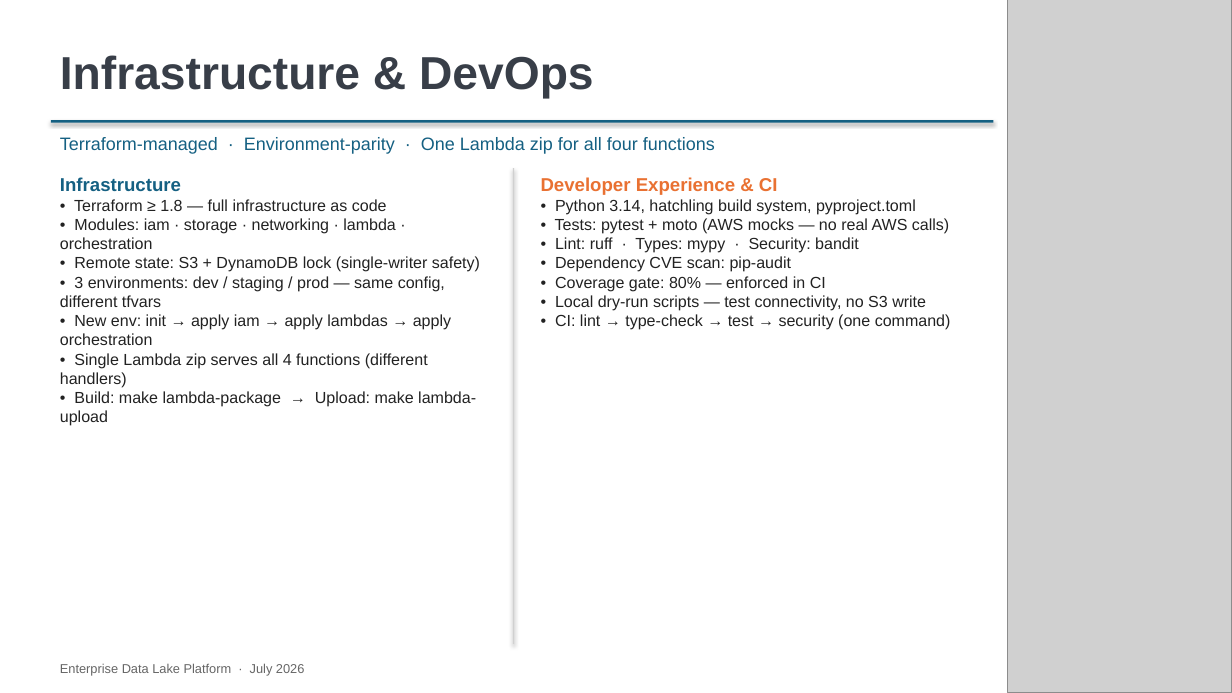
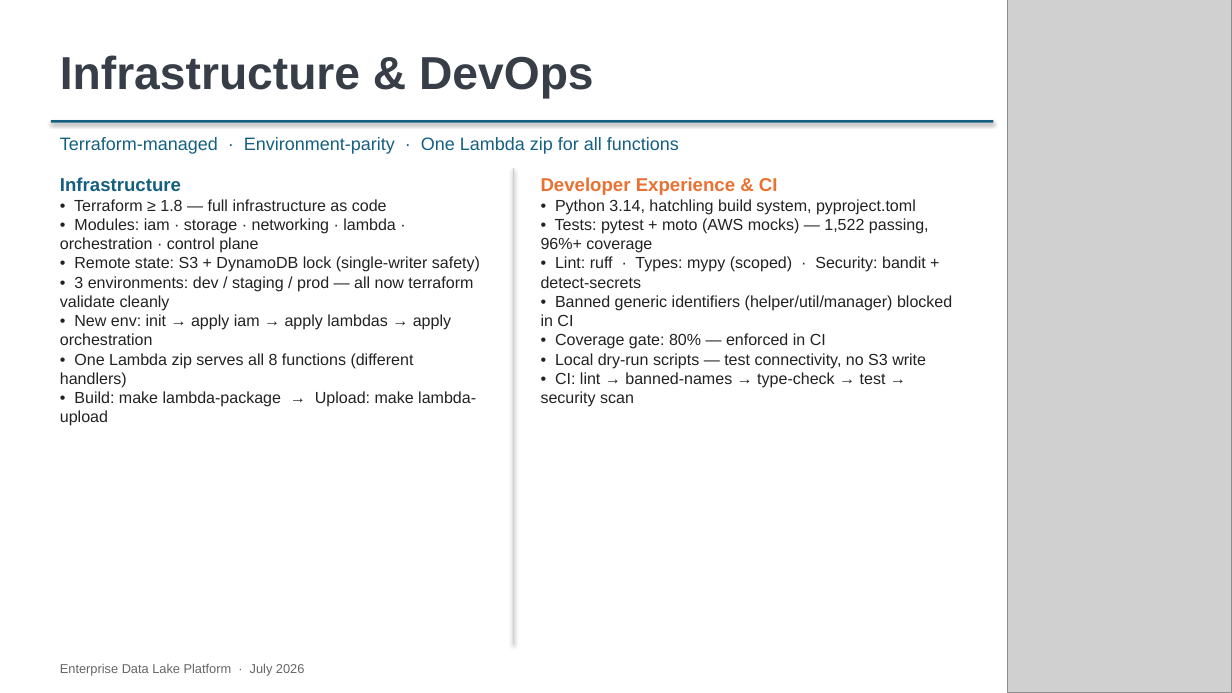
Before and after one commit to deepnarayan-sierradev/DataLake, a slide deck: slide 14 of Enterprise_Data_Lake_Platform_v2.pptx (slide 12 before the commit). Drawn at 1232x693 pixels with LibreOffice and Linux fonts; fonts in the diff are those of the drawing; grey boxes stand for pictures. Boxes give left, top, right and bottom in pixels: in the first picture for what was removed or moved away, otherwise in the second. Text is boxed around its words. In the diff, an @@ line names an element or a change of style, - is before the commit and + after.

```diff
--- a/Enterprise_Data_Lake_Platform_v2.pptx
+++ b/Enterprise_Data_Lake_Platform_v2.pptx
@@ text at <box>60,137,679,154</box>: text changed @@
-Terraform-managed · Environment-parity · One Lambda zip for all four functions
+Terraform-managed · Environment-parity · One Lambda zip for all functions
@@ text at <box>60,218,396,253</box>: text changed @@
-• Modules: iam · storage · networking · lambda · orchestration
+• Modules: iam · storage · networking · lambda · orchestration · control plane
@@ text at <box>541,218,952,326</box>: text changed @@
-• Tests: pytest + moto (AWS mocks — no real AWS calls)
-• Lint: ruff · Types: mypy · Security: bandit
-• Dependency CVE scan: pip-audit
+• Tests: pytest + moto (AWS mocks) — 1,522 passing, 96%+ coverage
+• Lint: ruff · Types: mypy (scoped) · Security: bandit + detect-secrets
+• Banned generic identifiers (helper/util/manager) blocked in CI
@@ text at <box>60,276,473,311</box>: text changed @@
-• 3 environments: dev / staging / prod — same config, different tfvars
+• 3 environments: dev / staging / prod — all now terraform validate cleanly
@@ text at <box>60,353,414,388</box>: text changed @@
-• Single Lambda zip serves all 4 functions (different handlers)
+• One Lambda zip serves all 8 functions (different handlers)
@@ text at <box>541,372,886,407</box>: text changed @@
-• CI: lint → type-check → test → security (one command)
+• CI: lint → banned-names → type-check → test → security scan
```
Also in this commit, not shown: 15 other slides changed, 2 slides added, 58 other files.
